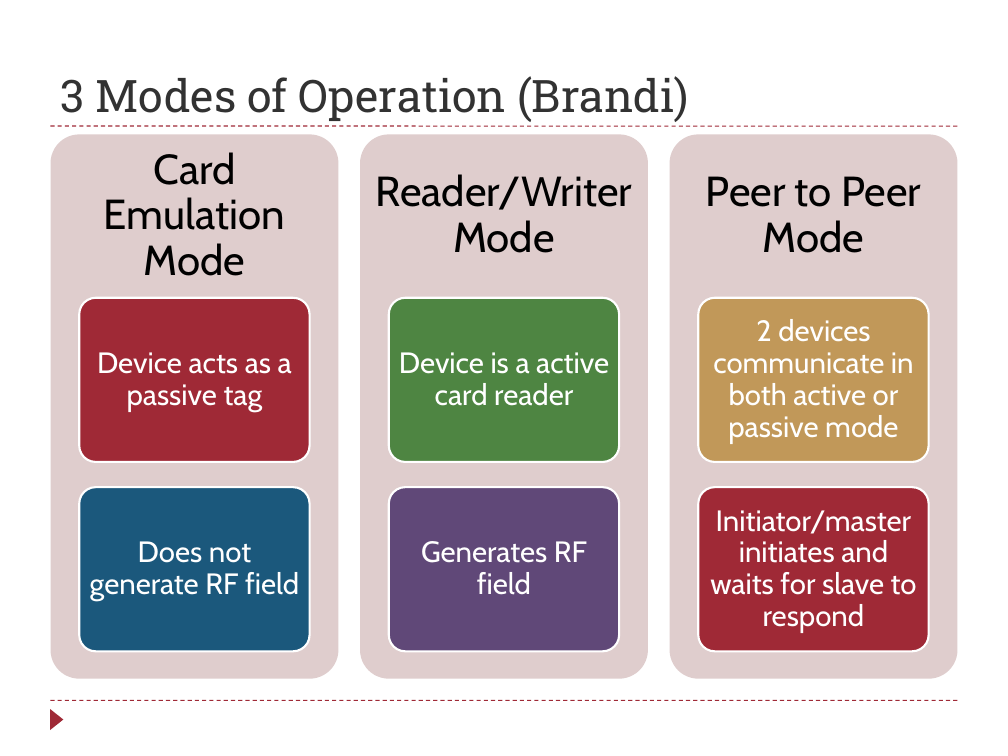
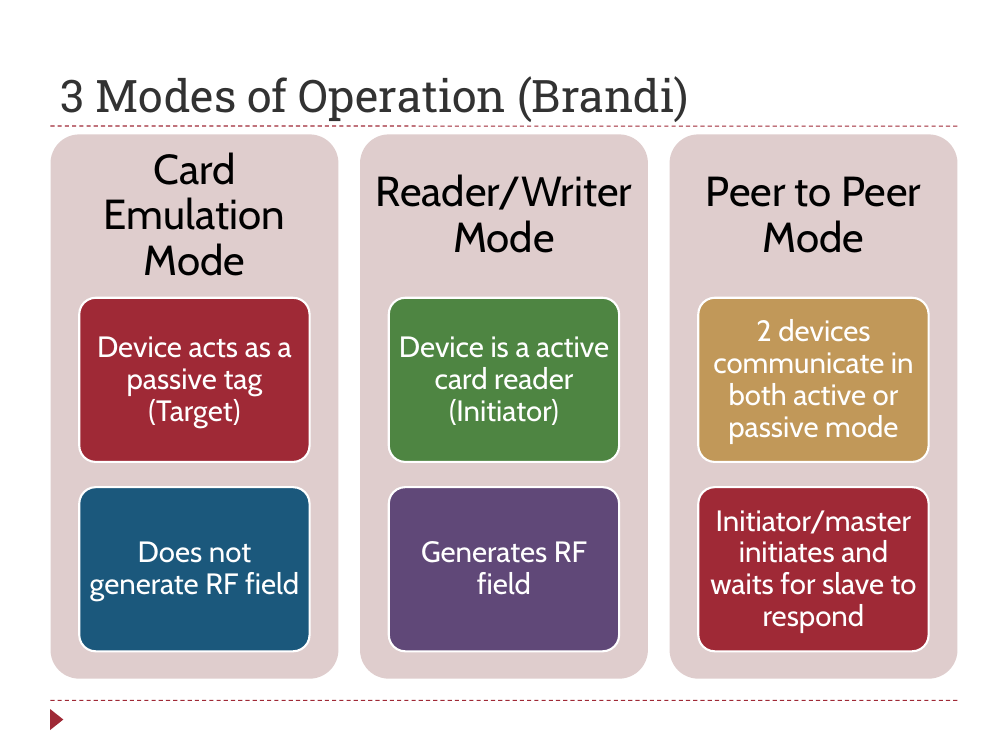
Before and after one commit to raikesd/NFCProject, a slide deck: slide 3 of NFC_brandi.pptx. Drawn at 1008x756 pixels with LibreOffice and Linux fonts; fonts in the diff are those of the drawing. Boxes give left, top, right and bottom in pixels: in the first picture for what was removed or moved away, otherwise in the second. Text is boxed around its words. In the diff, an @@ line names an element or a change of style, - is before the commit and + after.

```diff
--- a/NFC_brandi.pptx
+++ b/NFC_brandi.pptx
@@ text at [97,336,292,428]: text changed @@
-Device acts as a passive tag
+Device acts as a passive tag (Target)
@@ text at [399,336,609,425]: text changed @@
-Device is a active card reader
+Device is a active card reader (Initiator)
```
Also in this commit, not shown: 6 other slides changed, 1 slide added, 1 slide removed, 17 other files.
